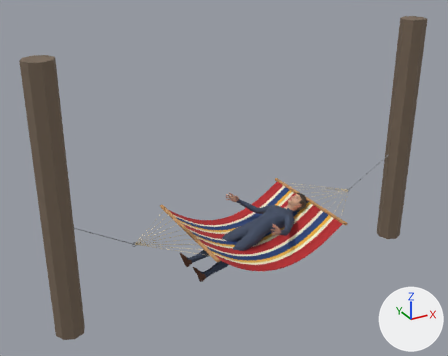
The glTF model priv/models/hammock_spreader_canvas_person.mid.glb, before and after one commit.
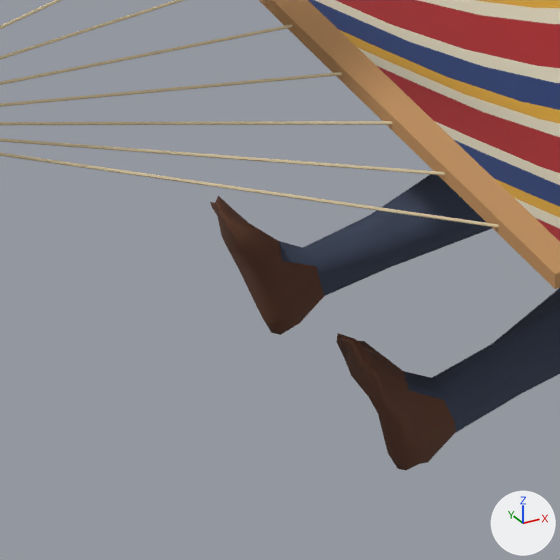
The first picture shows the older version from a 50 mm camera at (-3.5, -5.68, 4.27) aimed at (-0.31, 0.11, 1.37). The close-ups show the older and then the newer version on the part from 35% to 49% of the width and 65% to 82% of the height of that picture. Only the edits that show in the close-ups are written down. Every picture has the same lights, and +X, +Y and +Z are marked at lower right. Where no turn or scale is listed for an object, it has been applied to the vertices. Vertices at exactly the same position are counted once.

Before the edit, the objects in view are built like this:
```python
ob_bed_hammock_spreader_canvas_person = bpy.data.objects.new('bed_hammock_spreader_canvas_person', me_bed_hammock_spreader_canvas_person)
ob_bed_hammock_spreader_canvas_person.location = (2.126, 0.0, 1.234)
ob_person_mesh = bpy.data.objects.new('person_mesh', me_person_mesh)
ob_person_mesh.location = (-0.81, 0.0, 0.306)
```
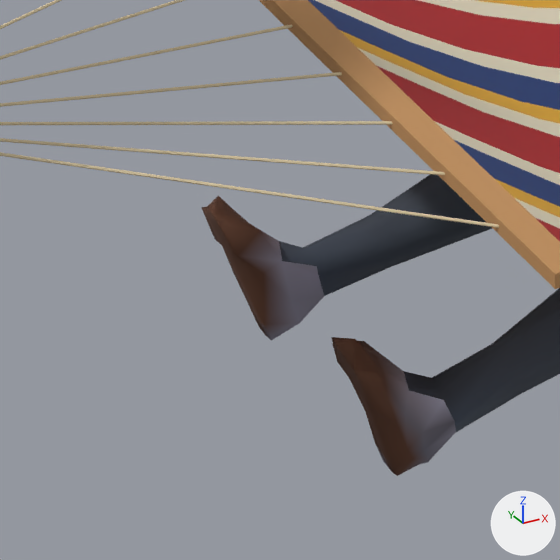
The change, as a list of edits to the scene's bpy script:
```text
Change mat_color_male_casualsuit01:
    where n0 = _N.new('ShaderNodeBsdfPrincipled'); n0.name = 'Principled BSDF'
    remove n0.inputs[0].default_value = (0.0497, 0.0685, 0.117, 1.0)  # 'Base Color', dark blue #3f4a60
    add n2 = _N.new('ShaderNodeVertexColor'); n2.name = 'Color Attribute'
    add _L.new(n2.outputs[0], n0.inputs[0])  # 'Color' to 'Base Color'
Change mat_color_shoes01:
    where n0 = _N.new('ShaderNodeBsdfPrincipled'); n0.name = 'Principled BSDF'
    remove n0.inputs[0].default_value = (0.122, 0.0482, 0.0252, 1.0)  # 'Base Color', brown #623e2c
    add n2 = _N.new('ShaderNodeVertexColor'); n2.name = 'Color Attribute'
    add _L.new(n2.outputs[0], n0.inputs[0])  # 'Color' to 'Base Color'
Change me_person_mesh:
    used by ob_person_mesh; location = (-0.81, 0.0, 0.306)
    remove me_person_mesh.from_pydata(...)  # 3748 vertices, 7234 faces; spans x -0.05..1.61, y -0.55..0.55, z -0.04..0.69
    add me_person_mesh.from_pydata(...)  # 3748 vertices, 7234 faces; spans x -0.06..1.61, y -0.55..0.55, z -0.04..0.69
    me_person_mesh part 1: 17 of the vertices in x -0.05..0.03, y 0.15..0.23, z -0.04..0.18 are moved by (-0.01, 0.0, 0.0)
    me_person_mesh part 2: 17 of the vertices in x -0.05..0.03, y -0.23..-0.15, z -0.04..0.18 are moved by (-0.01, 0.0, 0.0)
    me_person_mesh part 3: vertex colours changed
    other edits to the shape of me_person_mesh do not show in these pictures
```

What differs and where, as boxes [x1, y1, x2, y2] in the close-ups (560 x 560 px; the box of a moved part takes in the faces that stretch with it):
'person_mesh', recoloured, reshaped
    before: [210, 174, 560, 471]
    after: [201, 174, 560, 476]
part 1 of me_person_mesh, moved or reshaped
    before: [210, 196, 300, 335]
    after: [201, 196, 300, 340]
part 2 of me_person_mesh, moved or reshaped
    before: [337, 333, 429, 471]
    after: [331, 337, 429, 476]
